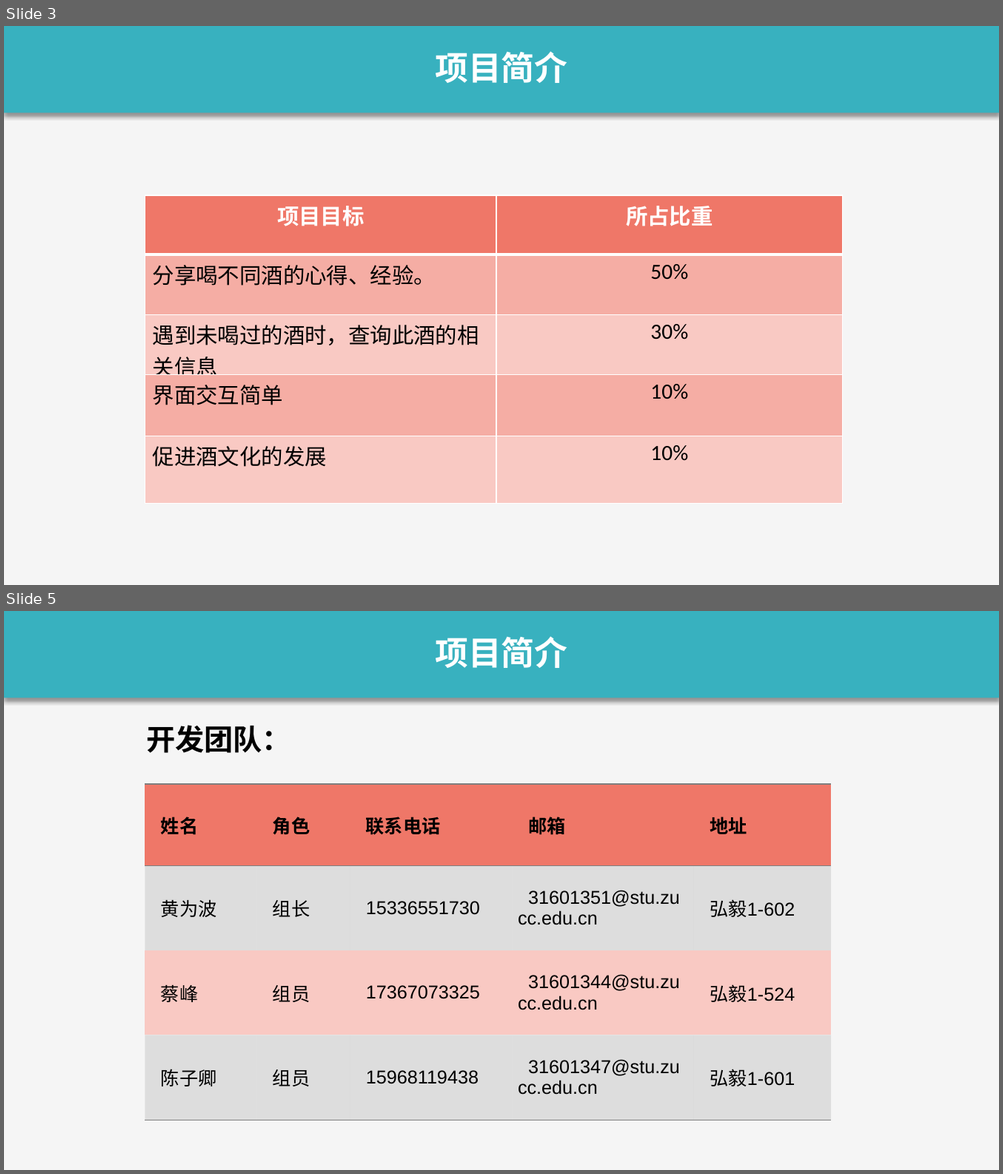
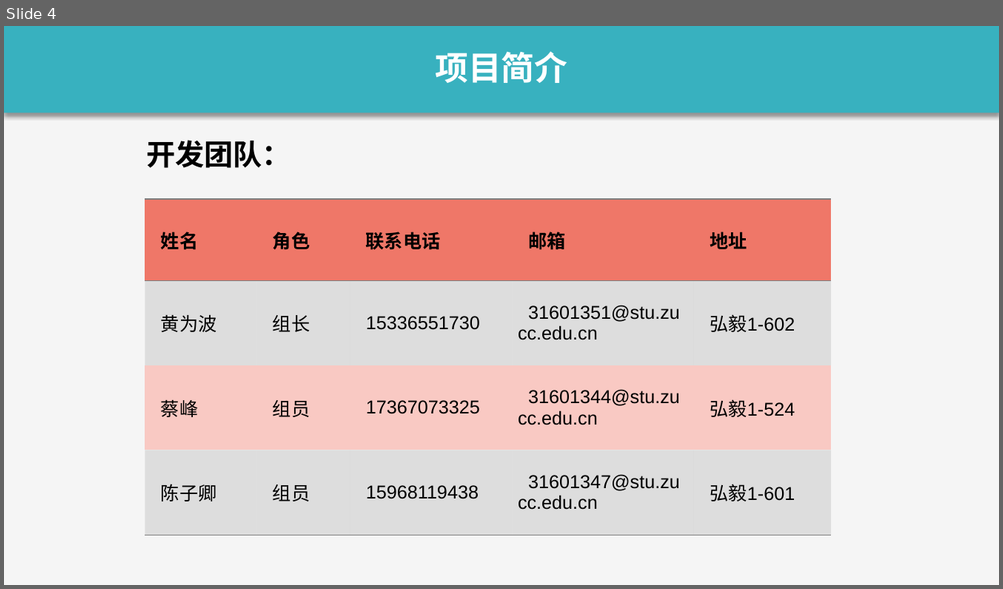
Before and after one commit to boboHh/Wine-APP, a slide deck: SE2018春-G17-项目计划PPT.pptx. Shown one above the other, each under a label of ours: slides 3 and 5 before the commit, slide 4 after it; the slides between them are not shown. The pictures are 1003x1174 and 1003x589 pixels, drawn with LibreOffice and Linux fonts; fonts in the diff are those of the drawing. Boxes give left, top, right and bottom in pixels: in the first picture for what was removed or moved away, otherwise in the second. Text is boxed around its words. In the diff, an @@ line names an element or a change of style, - is before the commit and + after.

```diff
--- a/SE2018春-G17-项目计划PPT.pptx
+++ b/SE2018春-G17-项目计划PPT.pptx
@@ slide 3 removed at [4, 26, 999, 585], background #F5F5F5 @@
@@ rectangle removed at [4, 26, 999, 113] @@
@@ text removed at [435, 51, 567, 83] @@
-项目简介
@@ table removed at [145, 195, 842, 499], 5 rows, 2 columns @@
-项目目标 | 所占比重
-分享喝不同酒的心得、经验。 | 50%
-遇到未喝过的酒时，查询此酒的相关信息 | 30%
-界面交互简单 | 10%
-促进酒文化的发展 | 10%
@@ what was slide 5 is now slide 4 @@
```
Also in this commit, not shown: 7 slides changed.
